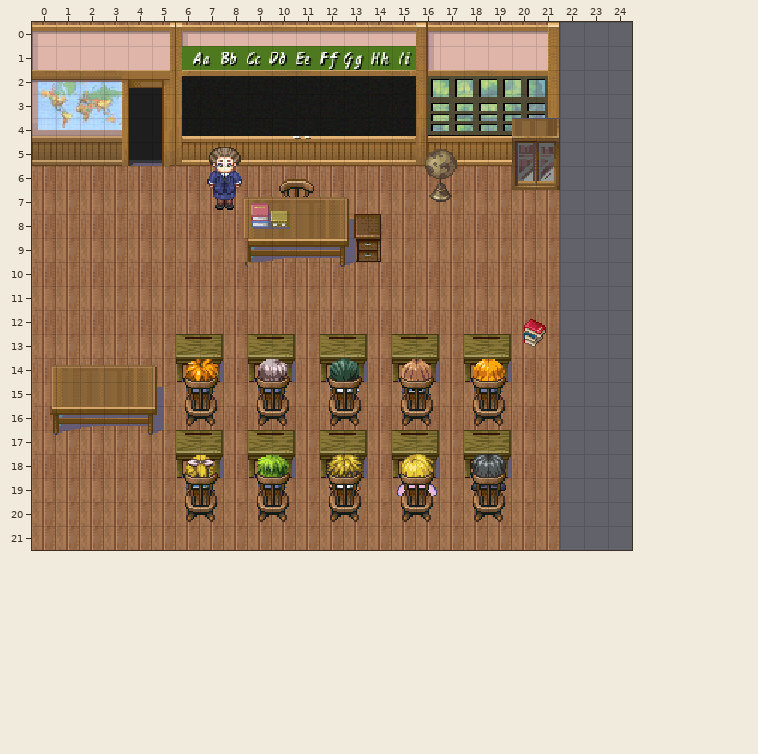
Level history. Tiled map: TiledMap/Training.tmx. Above: the version before the commit.
Cells are 16x16 px. Shown: x 0..24, y 0..21. The old version is drawn lined up with the new one.
New version:
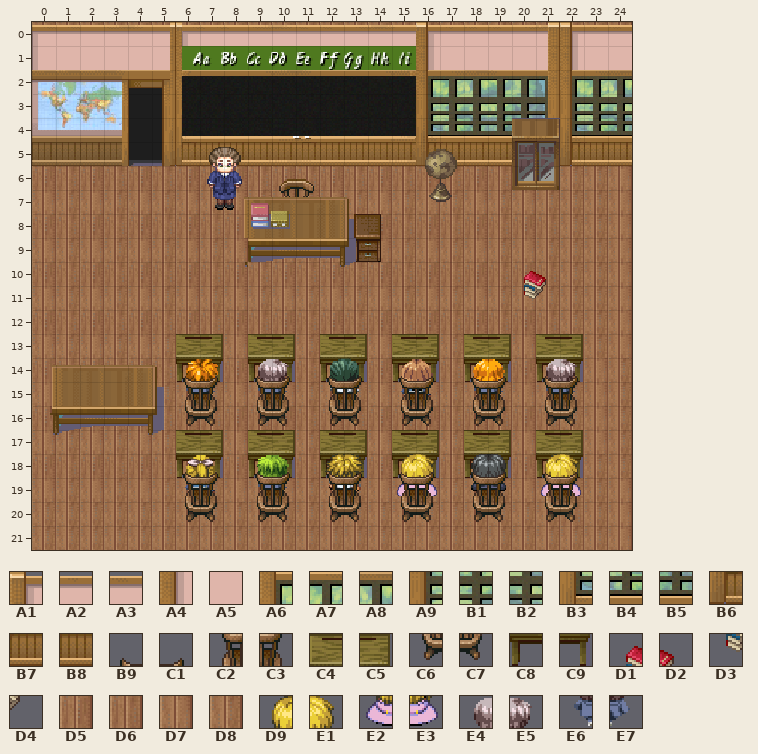
Key: from "Interior": A1 29, A2 30, A3 31, A4 64, A5 65, A6 99, A7 100, A8 101, A9 134, B1 135, B2 136, B3 169, B4 170, B5 171, B6 204, B7 205, B8 206, B9 377, C1 378, C2 412, C3 413, C4 445, C5 446, C6 447, C7 448, C8 480, C9 481, D1 519, D2 520, D3 554, D4 555, D5 653, D6 654, D7 688, D8 689, D9 1626, E1 1627, E2 1661, E3 1662, E4 1700, E5 1701, E6 1735, E7 1736.
__ is an empty cell, .. an unchanged one.
Difference:
map size 22x22 -> 25x22 cells
--- layer "Fondo"
@@ x 22..24 @@
- 0 __ __ __
+ 0 D6 D5 D6
@@ x 22..24 @@
- 6 __ __ __
- 7 __ __ __
- 8 __ __ __
- 9 __ __ __
-10 __ __ __
-11 __ __ __
-12 __ __ __
-13 __ __ __
-14 __ __ __
-15 __ __ __
-16 __ __ __
-17 __ __ __
-18 __ __ __
-19 __ __ __
-20 __ __ __
-21 __ __ __
+ 6 D8 D8 D7
+ 7 D8 D8 D7
+ 8 D8 D8 D7
+ 9 D8 D8 D7
+10 D8 D8 D7
+11 D8 D8 D7
+12 D8 D8 D7
+13 D8 D8 D7
+14 D8 D7 D8
+15 D8 D7 D8
+16 D8 D7 D8
+17 D8 D7 D8
+18 D8 D8 D8
+19 D8 D8 D7
+20 D6 D8 D7
+21 D8 D8 D7
--- layer "CollisionParedes"
@@ x 22..24 @@
- 0 __ __ __
- 1 __ __ __
- 2 __ __ __
- 3 __ __ __
- 4 __ __ __
- 5 __ __ __
+ 0 A1 A2 A3
+ 1 A4 A5 A5
+ 2 A6 A7 A8
+ 3 A9 B1 B2
+ 4 B3 B4 B5
+ 5 B6 B7 B8
--- layer "CollisionTables"
@@ x 21..22 @@
-13 __ __
-14 __ __
+13 C4 C5
+14 C8 C9
@@ x 21..22 @@
-17 __ __
-18 __ __
+17 C4 C5
+18 C8 C9
--- layer "CollisionAlumnos"
@@ x 21..22 @@
-14 __ __
-15 __ __
+14 E4 E5
+15 E6 E7
@@ x 21..22 @@
-18 __ __
-19 __ __
+18 D9 E1
+19 E2 E3
--- layer "CollisionSillas"
@@ x 21..22 @@
-14 __ __
-15 __ __
-16 __ __
+14 B9 C1
+15 C2 C3
+16 C6 C7
@@ x 21..22 @@
-18 __ __
-19 __ __
-20 __ __
+18 B9 C1
+19 C2 C3
+20 C6 C7
--- layer "CollisionExtras"
@@ x 20..21 @@
-10 __ __
-11 __ __
-12 D1 D2
-13 D3 D4
+10 D1 D2
+11 D3 D4
+12 __ __
+13 __ __
